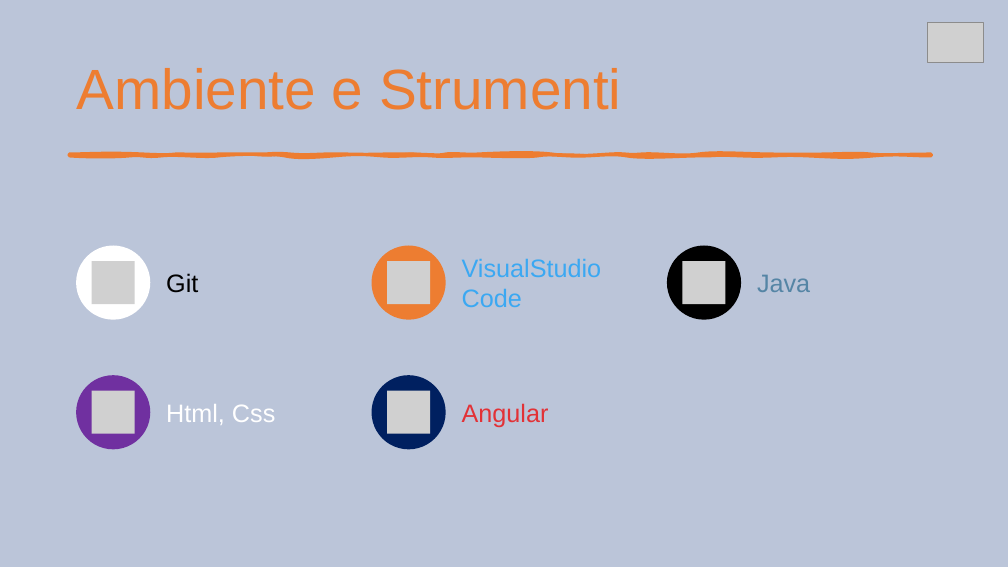
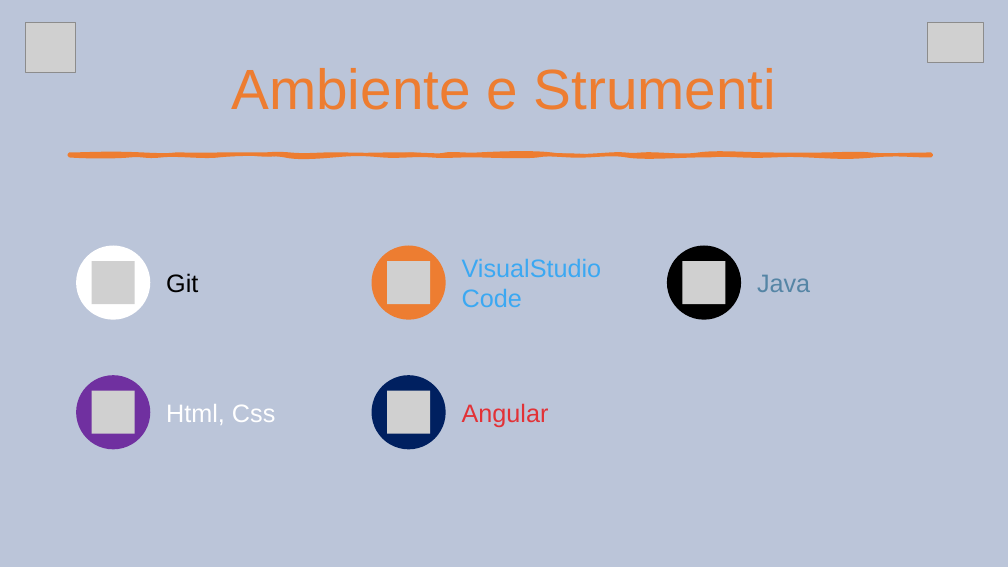
Before and after one commit to RiccardoBarbieri/iovoto, a slide deck: slide 9 of ioVoto.pptx (slide 8 before the commit). Drawn at 1008x567 pixels with LibreOffice and Linux fonts; fonts in the diff are those of the drawing; grey boxes stand for pictures. Boxes give left, top, right and bottom in pixels: in the first picture for what was removed or moved away, otherwise in the second. Text is boxed around its words. In the diff, an @@ line names an element or a change of style, - is before the commit and + after.

```diff
--- a/ioVoto.pptx
+++ b/ioVoto.pptx
@@ picture added at box(25, 23, 76, 73) @@
@@ title "Ambiente e Strumenti" at box(231, 68, 776, 110): alignment left to centre @@
```
Also in this commit, not shown: 9 other slides changed, 2 slides added, 1 slide removed.
